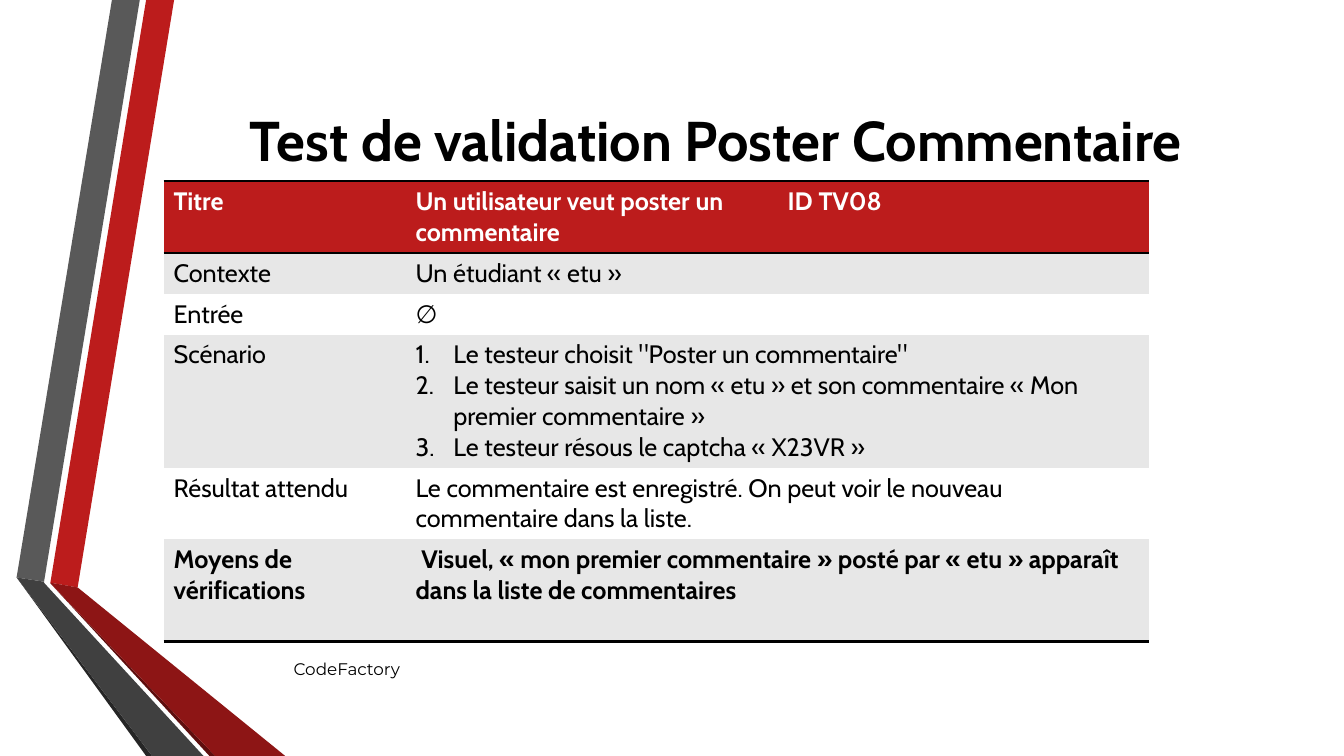
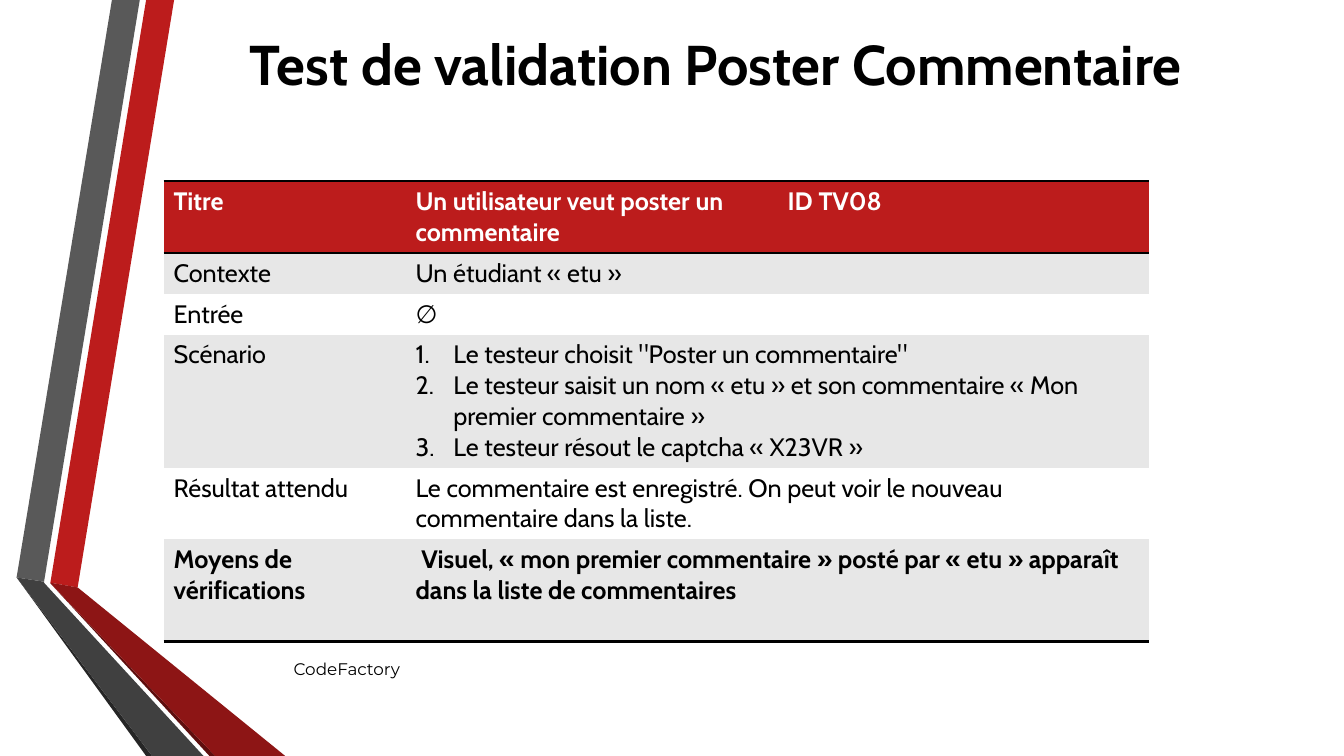
Before and after one commit to Ashmouth/IL, a slide deck: slide 11 of Diaporama/Ingénierie logiciel eCours.pptx (slide 10 before the commit). Drawn at 1344x756 pixels with LibreOffice and Linux fonts; fonts in the diff are those of the drawing; background and template pictures are left out. Boxes give left, top, right and bottom in pixels: in the first picture for what was removed or moved away, otherwise in the second. Text is boxed around its words. In the diff, an @@ line names an element or a change of style, - is before the commit and + after.

```diff
--- a/Diaporama/Ingénierie logiciel eCours.pptx
+++ b/Diaporama/Ingénierie logiciel eCours.pptx
@@ title "Test de validation Poster Commentaire": place and size @@
-title "Test de validation Poster Commentaire" at (250, 119, 1181, 162)
+title "Test de validation Poster Commentaire" at (250, 43, 1181, 86)
@@ table at (163, 181, 1149, 636) @@
@@ row 4, column 2: "Le testeur choisit "Poster un commentaire" / Le testeur saisit un nom « etu » et son commentaire « Mon premier commentaire » / Le testeur résous le captcha « X23VR »" to "Le testeur choisit "Poster un commentaire" / Le testeur saisit un nom « etu » et son commentaire « Mon premier commentaire » / Le testeur résout le captcha « X23VR »" @@
```
Also in this commit, not shown: 10 other slides changed, 1 slide added, 2 other files.
